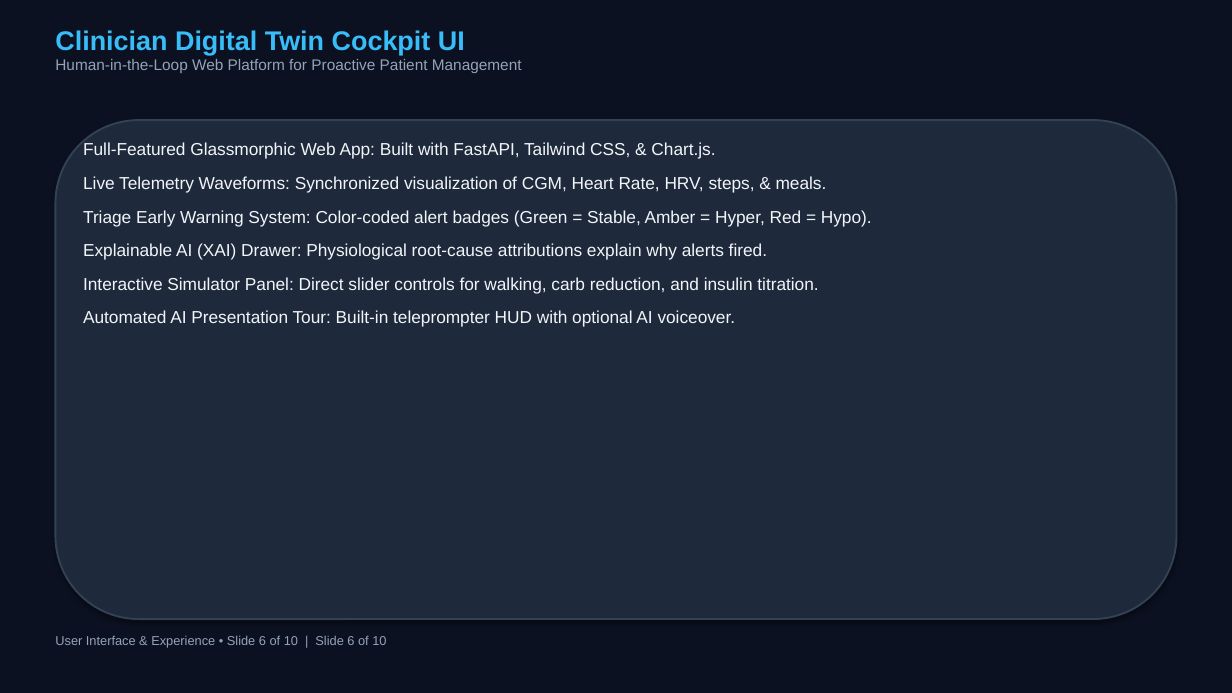
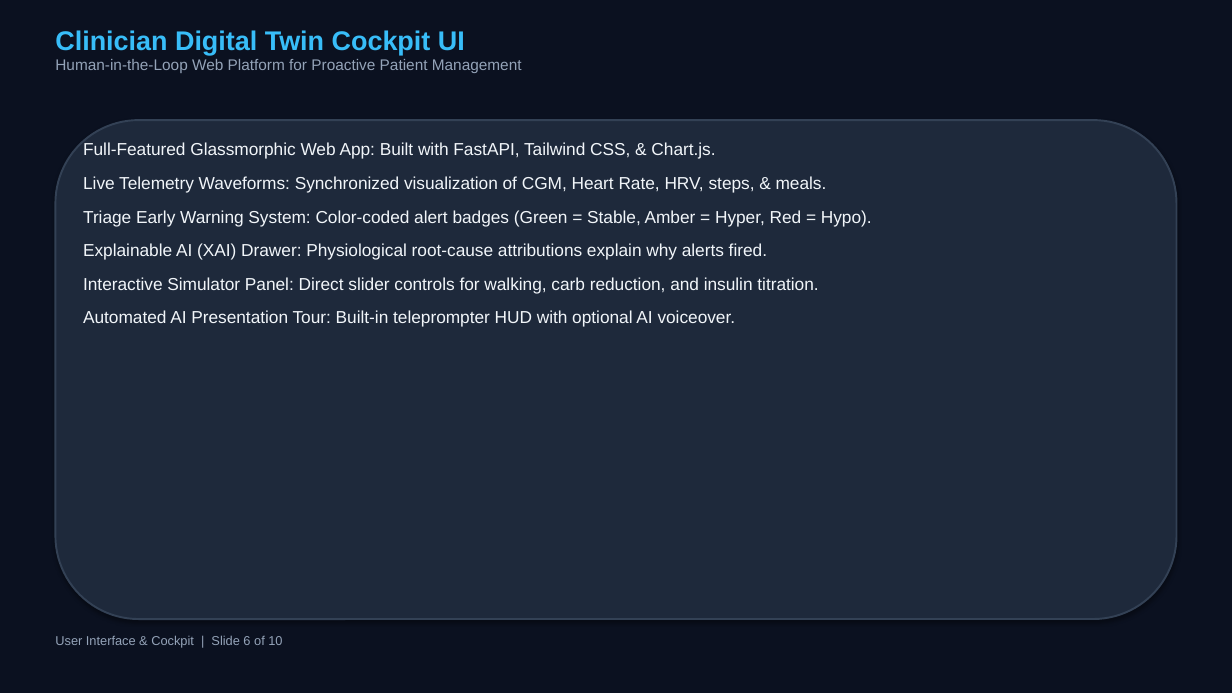
Before and after one commit to riyasojitra27-ux/GlycoTwin-AI, a slide deck: slide 6 of presentation/GLYCOTWIN_PRESENTATION.pptx. Drawn at 1232x693 pixels with LibreOffice and Linux fonts; fonts in the diff are those of the drawing. Boxes give left, top, right and bottom in pixels: in the first picture for what was removed or moved away, otherwise in the second. Text is boxed around its words. In the diff, an @@ line names an element or a change of style, - is before the commit and + after.

```diff
--- a/presentation/GLYCOTWIN_PRESENTATION.pptx
+++ b/presentation/GLYCOTWIN_PRESENTATION.pptx
@@ text at (55, 635, 282, 648): text changed @@
-User Interface & Experience • Slide 6 of 10 | Slide 6 of 10
+User Interface & Cockpit | Slide 6 of 10
```
Also in this commit, not shown: 8 other slides changed, 3 other files.
